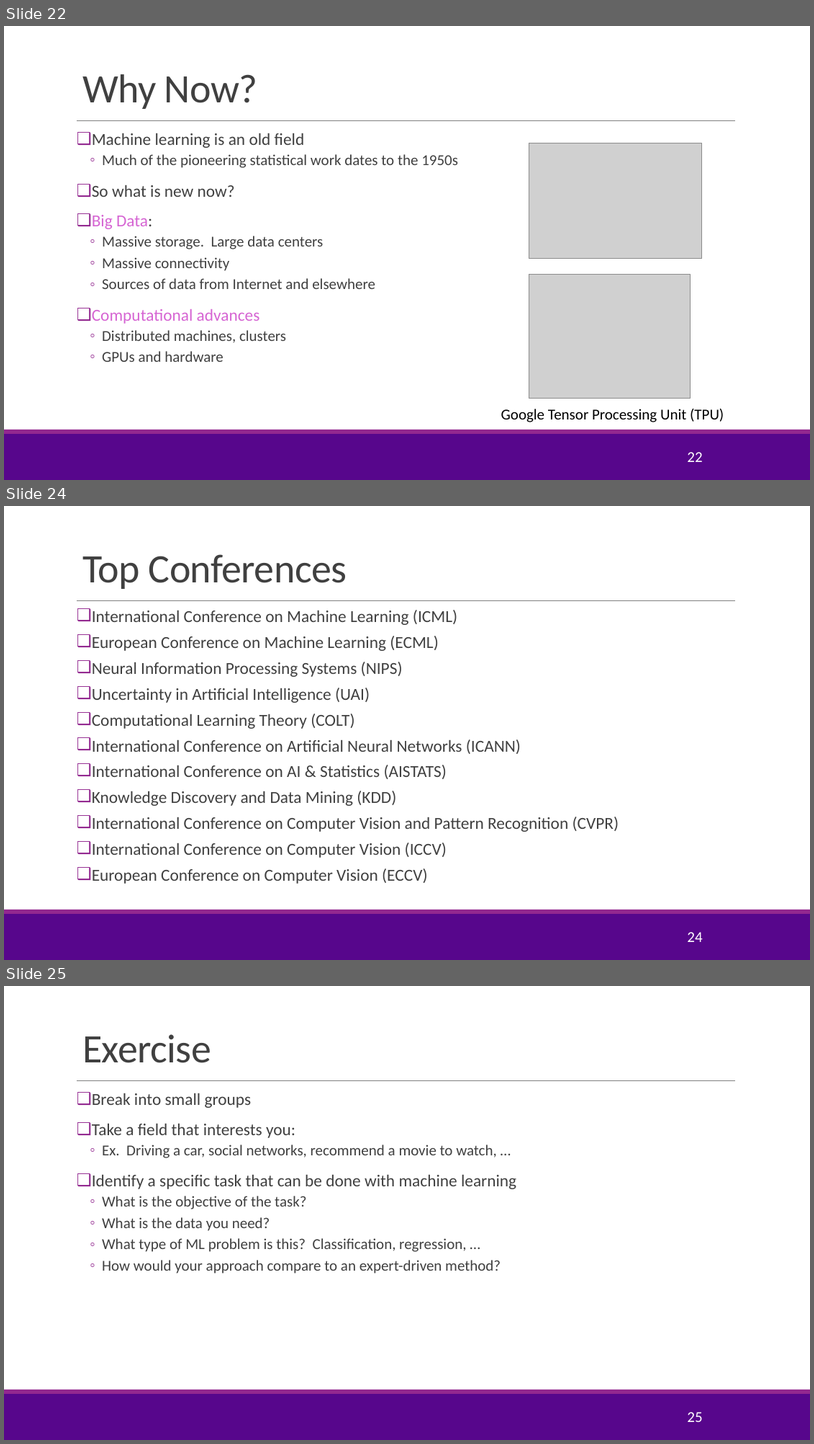
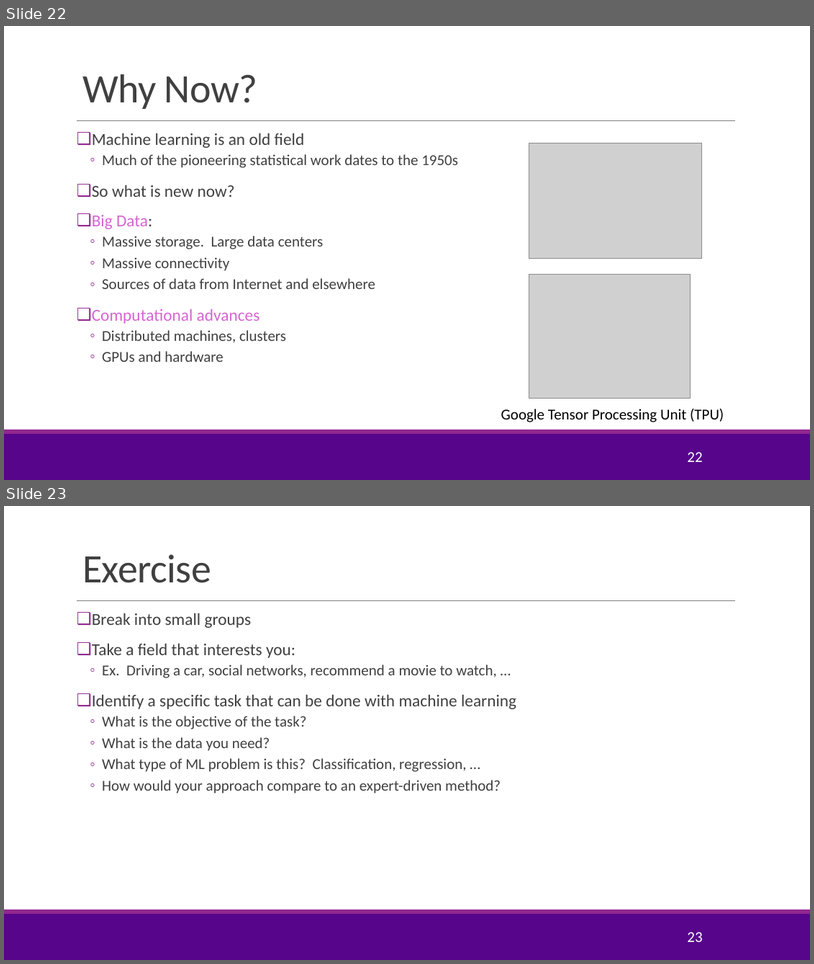
Before and after one commit to sdrangan/introml, a slide deck: lectures/Lect01_IntroML.pptx. Shown one above the other, each under a label of ours: slides 22, 24 and 25 before the commit, slides 22 and 23 after it; the slides between them are not shown. The pictures are 814x1444 and 814x964 pixels, drawn with LibreOffice and Linux fonts; fonts in the diff are those of the drawing; grey boxes stand for pictures; background and template pictures are left out. Boxes give left, top, right and bottom in pixels: in the first picture for what was removed or moved away, otherwise in the second. Text is boxed around its words. In the diff, an @@ line names an element or a change of style, - is before the commit and + after.

```diff
--- a/lectures/Lect01_IntroML.pptx
+++ b/lectures/Lect01_IntroML.pptx
@@ slide 24 removed at [4, 506, 810, 960], background #FFFFFF; not listed: 3 template elements that a slide beside it also shows @@
@@ title removed at [82, 554, 347, 589] @@
-Top Conferences
@@ text removed at [92, 610, 620, 883] @@
-❑ International Conference on Machine Learning (ICML)
-❑ European Conference on Machine Learning (ECML)
-❑ Neural Information Processing Systems (NIPS)
-❑ Uncertainty in Artificial Intelligence (UAI)
-❑ Computational Learning Theory (COLT)
-❑ International Conference on Artificial Neural Networks (ICANN)
-❑ International Conference on AI & Statistics (AISTATS)
-❑ Knowledge Discovery and Data Mining (KDD)
-❑ International Conference on Computer Vision and Pattern Recognition (CVPR)
-❑ International Conference on Computer Vision (ICCV)
-❑ European Conference on Computer Vision (ECCV)
@@ page number removed at [687, 932, 702, 942] @@
-24
@@ what was slide 25 is now slide 23 @@
@@ page number at [687, 932, 702, 942]: text changed @@
-25
+23
```
Also in this commit, not shown: 3 slides changed, 1 other slide removed, 3 other files.
